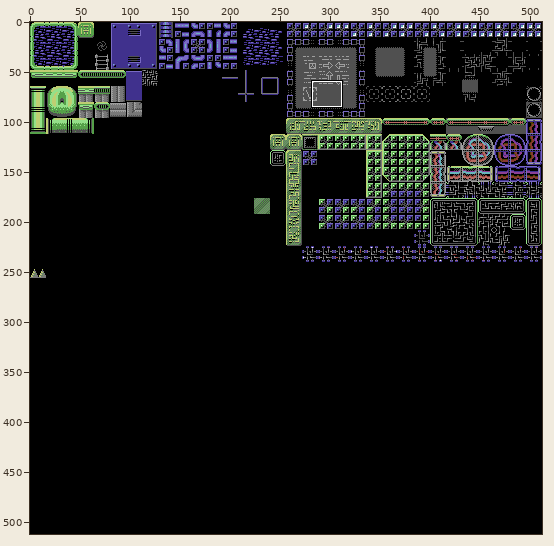
Two versions of one sprite sheet, assets/graphics/tilesets/Tileset.png. Above, an overview of the earlier version with the close-up marked.
Close-up. First the earlier version:
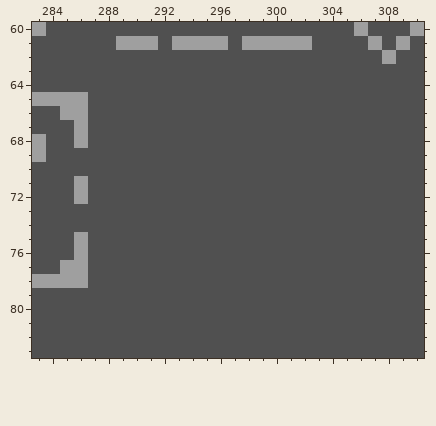
The file is 512x512 pixels. Shown: x 283..310, y 60..83.
After the commit:
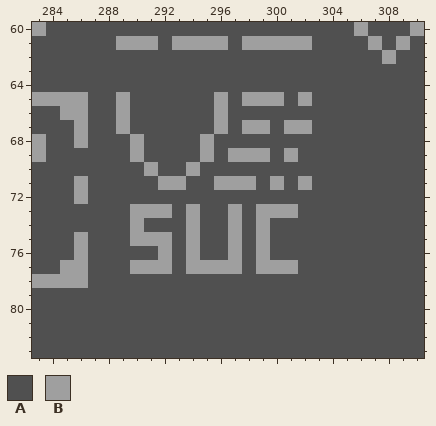
Palette (. is transparent): A #505050  B #9f9f9f
From old to new:
Colour B replaces colour A in row 65 at x 289, 296, 298 to 300 and 302; in row 66 at x 289 and 296; in row 67 at x 289, 296, 298 to 299 and 301 to 302; in row 68 at x 290 and 295; in row 69 at x 290, 295, 297 to 299 and 301; in row 70 at x 291 and 294.
Colour B replaces colour A in row 71 at x 292 to 293, 296 to 298, 300 and 302; in row 73 at x 290 to 292, 294, 297 and 299 to 301; in row 74 at x 290, 294, 297 and 299; in row 75 at x 290 to 292, 294, 297 and 299; in row 76 at x 292, 294, 297 and 299; in row 77 at x 290 to 292, 294 to 297 and 299 to 301.
Pixel boxes of the changes (left, top, right, bottom) in both close-ups:
changed: (116, 92, 312, 274)
